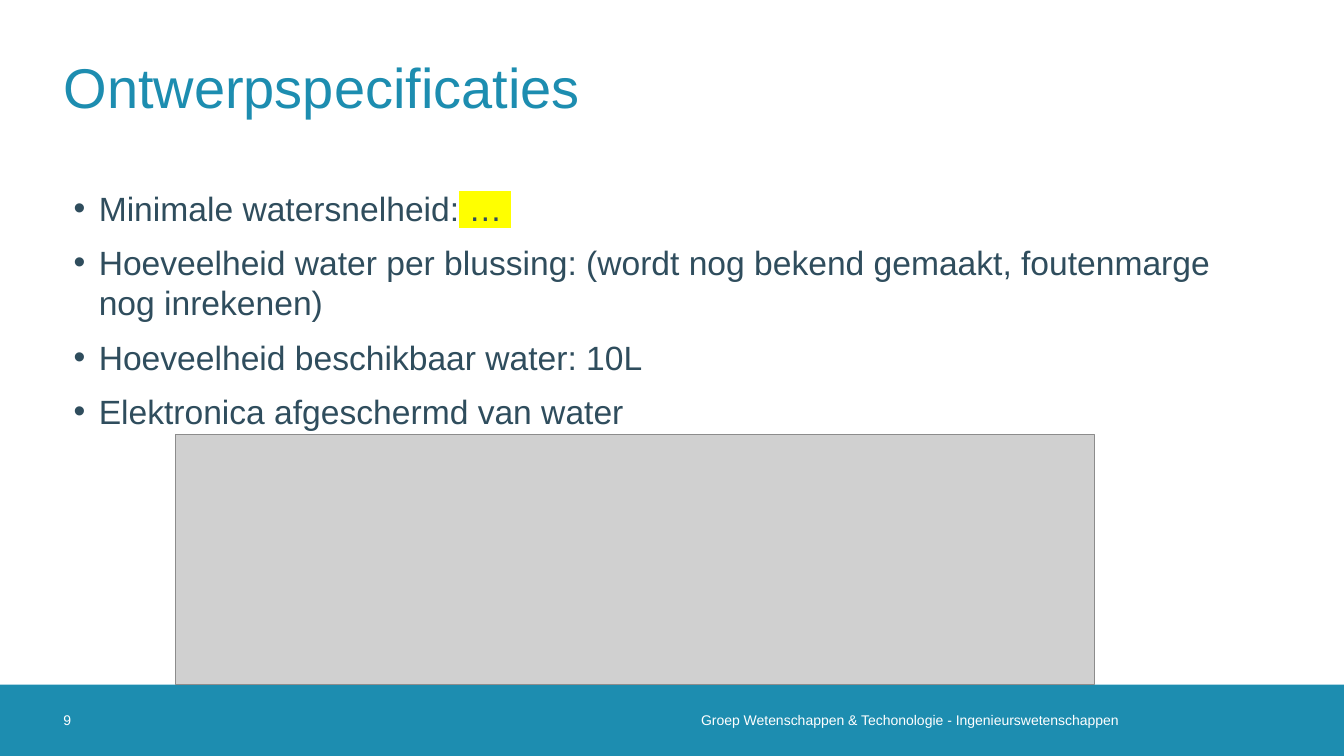
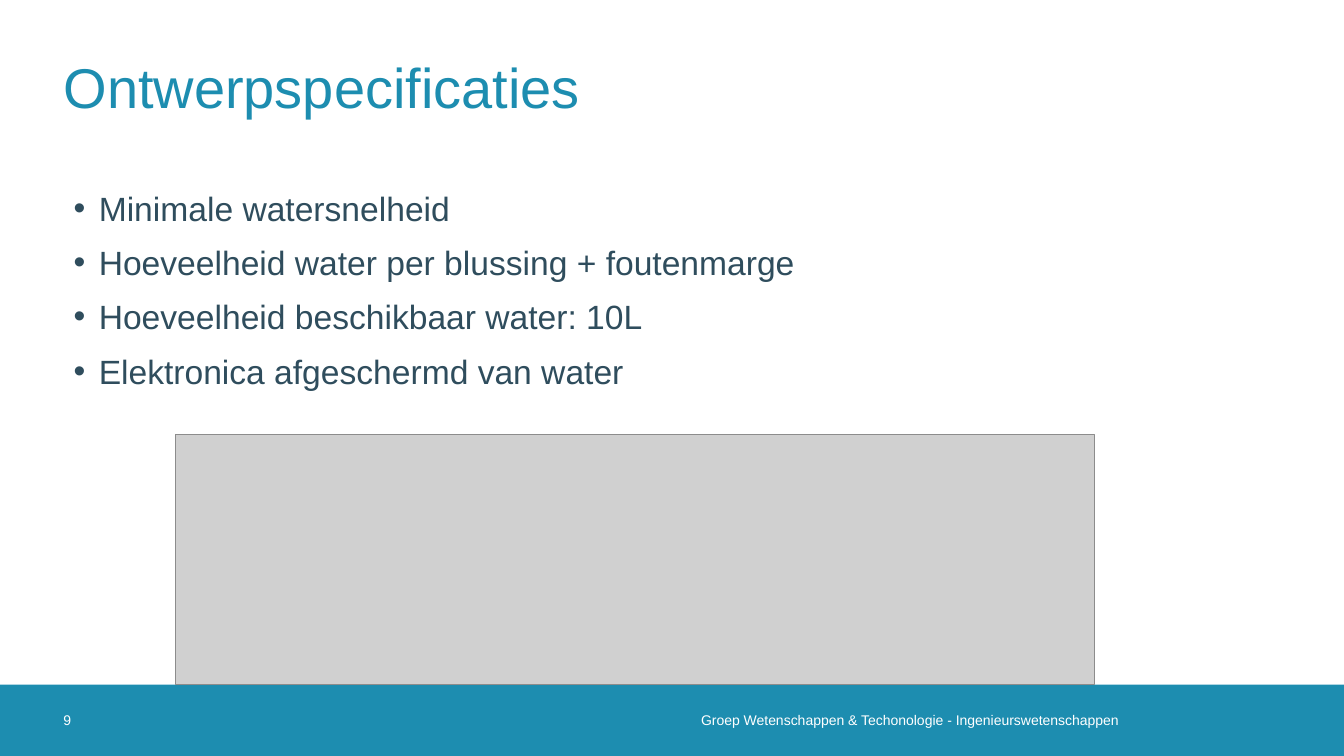
Before and after one commit to 2023-2022-KULAK-IW/2022_2023_Probleemoplossen_en_Ontwerpen_2, a slide deck: slide 9 of Tussentijdse Presentatie .pptx. Drawn at 1344x756 pixels with LibreOffice and Linux fonts; fonts in the diff are those of the drawing; grey boxes stand for pictures; background and template pictures are left out. Boxes give left, top, right and bottom in pixels: in the first picture for what was removed or moved away, otherwise in the second. Text is boxed around its words. In the diff, an @@ line names an element or a change of style, - is before the commit and + after.

```diff
--- a/Tussentijdse Presentatie .pptx
+++ b/Tussentijdse Presentatie .pptx
@@ text at <box>99,196,795,282</box>: text changed @@
-• Minimale watersnelheid: …
-• Hoeveelheid water per blussing: (wordt nog bekend gemaakt, foutenmarge nog inrekenen)
+• Minimale watersnelheid
+• Hoeveelheid water per blussing + foutenmarge
```
Also in this commit, not shown: 1 other slide changed.
